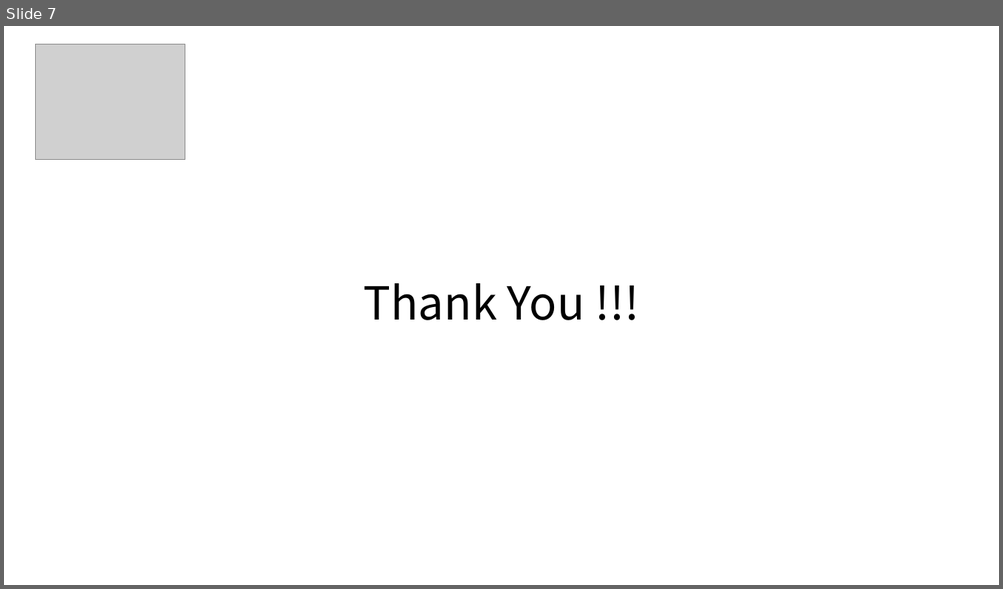
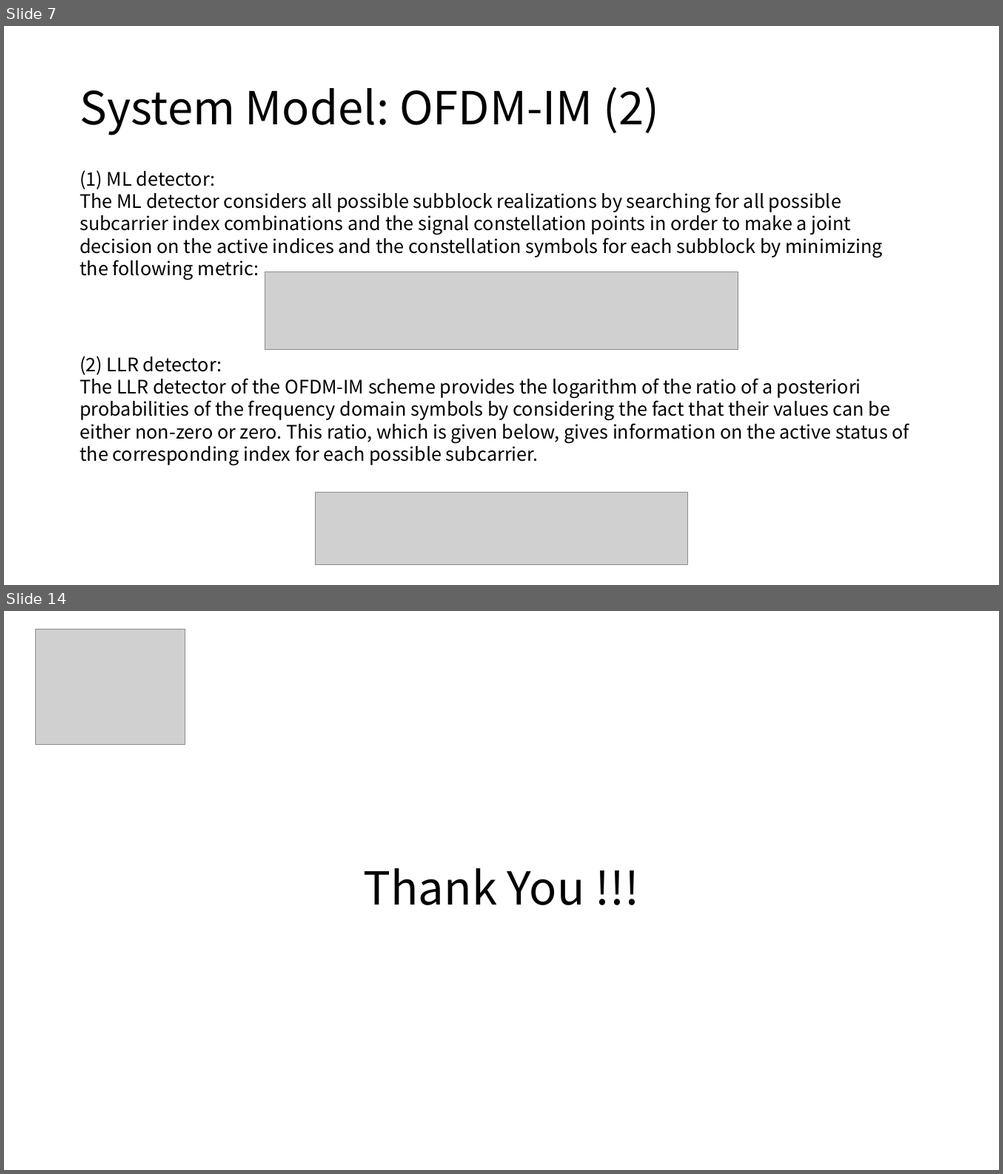
Before and after one commit to liuyuchen777/DET_Final, a slide deck: Deep Learning-Based Detector for OFDM-IM.pptx. Shown one above the other, each under a label of ours: slide 7 before the commit, slides 7 and 14 after it; the slides between them are not shown. The pictures are 1003x589 and 1003x1174 pixels, drawn with LibreOffice and Linux fonts; fonts in the diff are those of the drawing; grey boxes stand for pictures. Boxes give left, top, right and bottom in pixels: in the first picture for what was removed or moved away, otherwise in the second. Text is boxed around its words. In the diff, an @@ line names an element or a change of style, - is before the commit and + after.

```diff
--- a/Deep Learning-Based Detector for OFDM-IM.pptx
+++ b/Deep Learning-Based Detector for OFDM-IM.pptx
@@ slide 7 added at [4, 26, 999, 585], background #FFFFFF @@
@@ title added at [79, 87, 659, 136], 44 pt, text #000000 @@
+System Model: OFDM-IM (2)
@@ text added at [79, 170, 882, 258], 18 pt, text #000000 @@
+(1) ML detector:
+The ML detector considers all possible subblock realizations by searching for all possible subcarrier index combinations and the signal constellation points in order to make a joint decision on the active indices and the constellation symbols for each subblock by minimizing the following metric:
@@ picture added at [264, 272, 738, 350] @@
@@ text added at [79, 356, 909, 466], 18 pt, text #000000 @@
+(2) LLR detector:
+The LLR detector of the OFDM-IM scheme provides the logarithm of the ratio of a posteriori probabilities of the frequency domain symbols by considering the fact that their values can be either non-zero or zero. This ratio, which is given below, gives information on the active status of the corresponding index for each possible subcarrier.
@@ picture added at [316, 493, 688, 565] @@
@@ what was slide 7 is now slide 14 @@
```
Also in this commit, not shown: 4 slides changed, 8 other slides added, 2 slides removed.
